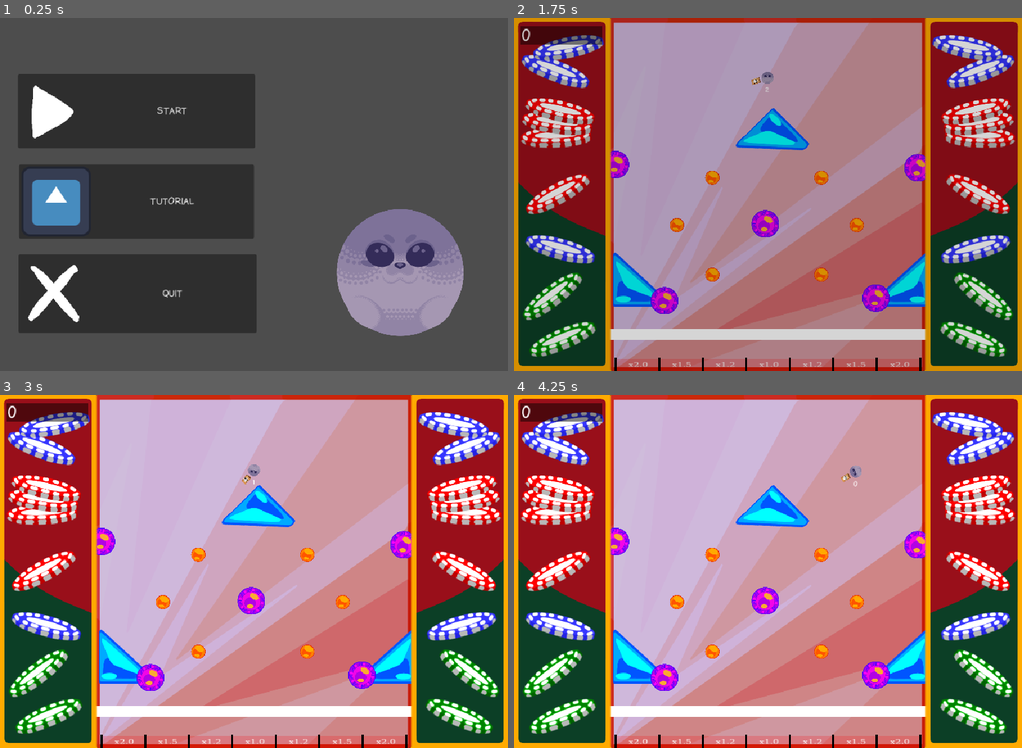
Above: before the commit, frames 1-4 (two rows, left to right).
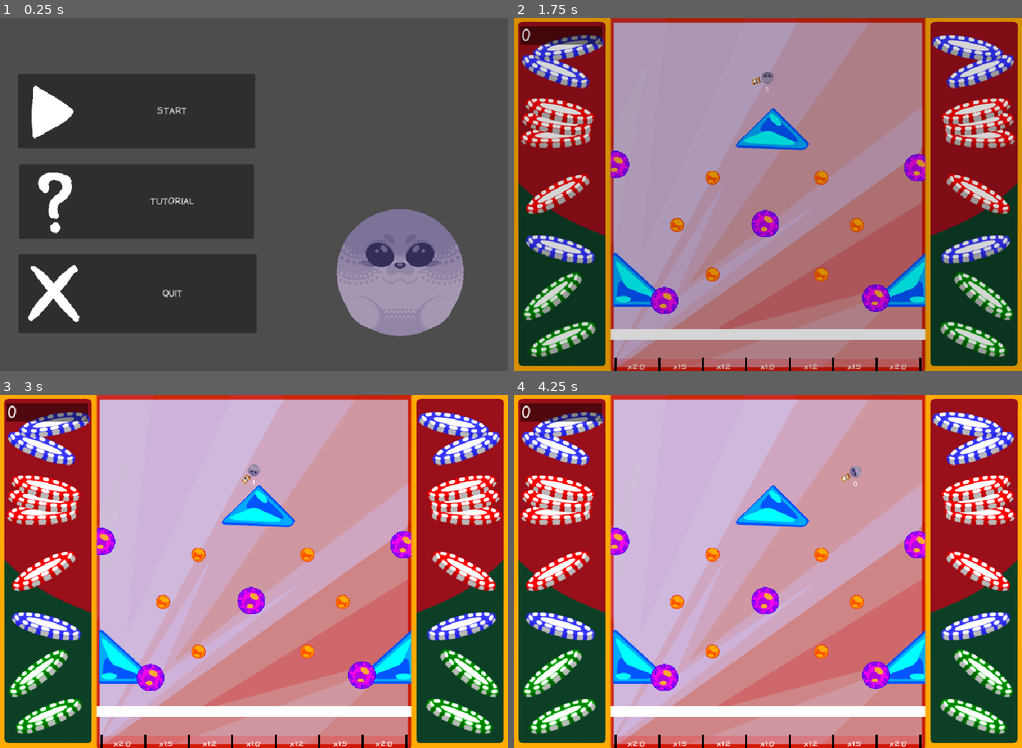
Above: after the commit, the same moments.

Repository: AstrrX3/Gamejam
Game: Godot game, scene res://menu.tscn
The game is run twice, just before and just after one commit, with the same random seed, the same clock (stepped at 60 frames per second) and the same inputs. The engine's default icon, where the game draws it, is replaced by a stand-in: a white triangle on a blue panel in a dark square.
Inputs (mouse positions are in pixels of both pictures, inside the frame that each line leads up to):
- Up to frame 1 (0.25 s): no input
- Up to frame 2 (1.75 s): click "START" at 0.5 s; click "START" at 1.25 s
- Up to frame 3 (3 s): move the mouse to (365, 553) at 2.02 s; click (365, 553) at 2.1 s; move the mouse to (152, 589) at 2.77 s; click (152, 589) at 2.85 s
- Up to frame 4 (4.25 s): move the mouse to (818, 493) at 3.52 s; click (818, 493) at 3.6 s

The runs differ from the first frame. In frame 1, 2.3% of the frame differs, in the area x 4-18%, y 42-62%; in frame 2, 0.3%; in frame 3, 0.3%; in frame 4, 0.3%.

Commit message:
fixed font
and idk

Diff:
--- a/gay-plinko/gate.tscn
+++ b/gay-plinko/gate.tscn
@@ -7,25 +7,6 @@
 
 [sub_resource type="RectangleShape2D" id="RectangleShape2D_y4ie1"]
 size = Vector2(4, 62)
-
-[sub_resource type="FontFile" id="FontFile_y4ie1"]
-subpixel_positioning = 0
-msdf_pixel_range = 14
-msdf_size = 128
-cache/0/variation_coordinates = {}
-cache/0/face_index = 0
-cache/0/embolden = 0.0
-cache/0/transform = Transform2D(1, 0, 0, 1, 0, 0)
-cache/0/spacing_top = 0
-cache/0/spacing_bottom = 0
-cache/0/spacing_space = 0
-cache/0/spacing_glyph = 0
-cache/0/baseline_offset = 0.0
-cache/0/16/0/ascent = 0.0
-cache/0/16/0/descent = 0.0
-cache/0/16/0/underline_position = 0.0
-cache/0/16/0/underline_thickness = 0.0
-cache/0/16/0/scale = 1.0
 
 [node name="Node2D" type="Node2D" unique_id=1904139459]
 script = ExtResource("1_15vrf")
@@ -73,11 +54,14 @@
 metadata/_edit_use_anchors_ = true
 
 [node name="Label" type="Label" parent="ColorRect" unique_id=2052777837]
-layout_mode = 0
+layout_mode = 1
+anchors_preset = -1
+anchor_left = -0.052631542
+anchor_right = -0.0025865654
+anchor_bottom = 0.16352798
 offset_right = 76.0
 offset_bottom = 29.0
 scale = Vector2(1.0516851, 0.7535478)
-theme_override_fonts/font = SubResource("FontFile_y4ie1")
 text = "1x"
 horizontal_alignment = 1
 vertical_alignment = 1
--- a/gay-plinko/menu.tscn
+++ b/gay-plinko/menu.tscn
@@ -4,9 +4,9 @@
 [ext_resource type="Texture2D" uid="uid://7x2jni53nib5" path="res://FatFuck.png" id="1_ouk20"]
 [ext_resource type="Texture2D" uid="uid://vr2ddtqbhkd3" path="res://button1.png" id="2_4hy44"]
 [ext_resource type="Texture2D" uid="uid://byfcmcs3jo57l" path="res://button2.png" id="3_ytr4m"]
-[ext_resource type="Texture2D" uid="uid://cprgnd6rngksp" path="res://icon.svg" id="4_ytr4m"]
+[ext_resource type="Texture2D" uid="uid://bniu2vi2rq7h1" path="res://button3.png" id="4_ytr4m"]
 
-[node name="Node2D" type="Node2D" unique_id=41311468]
+[node name="Node2D2" type="Node2D" unique_id=41311468]
 script = ExtResource("1_mae5d")
 
 [node name="Camera2D" type="Camera2D" parent="." unique_id=384701607]
Binary file added: gay-plinko/button3.png
Not shown, added: gay-plinko/button3.png.import
Not shown, added: gay-plinko/export_presets.cfg
Not shown, added: gay-plinko/export.zip
